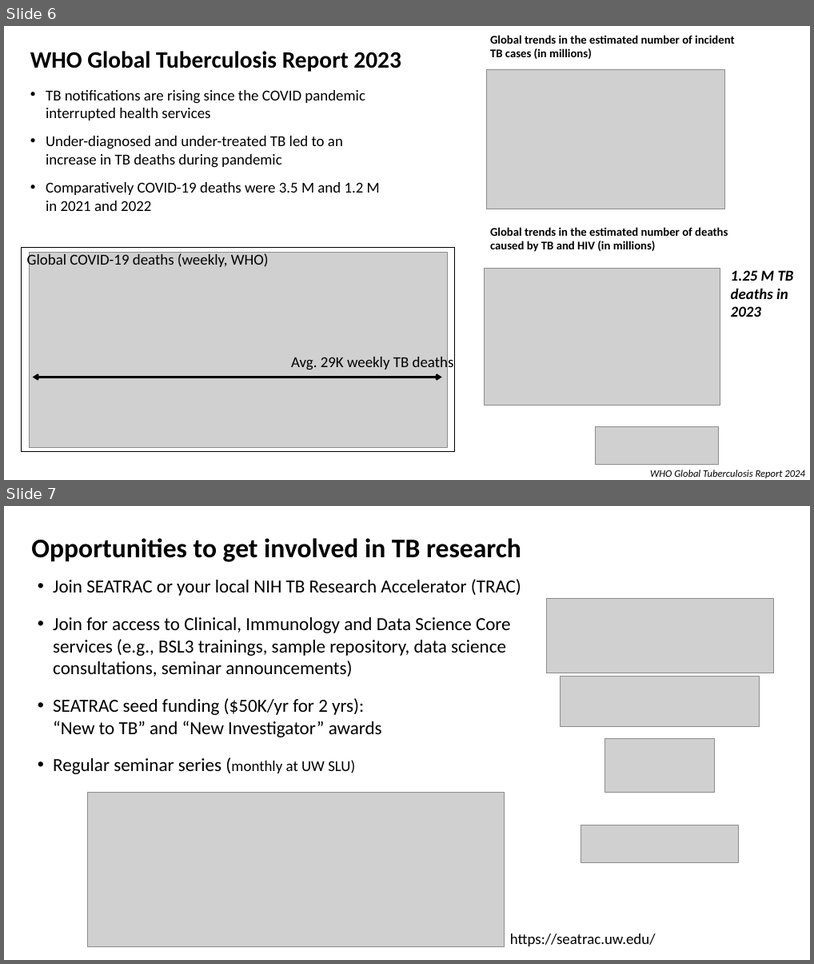
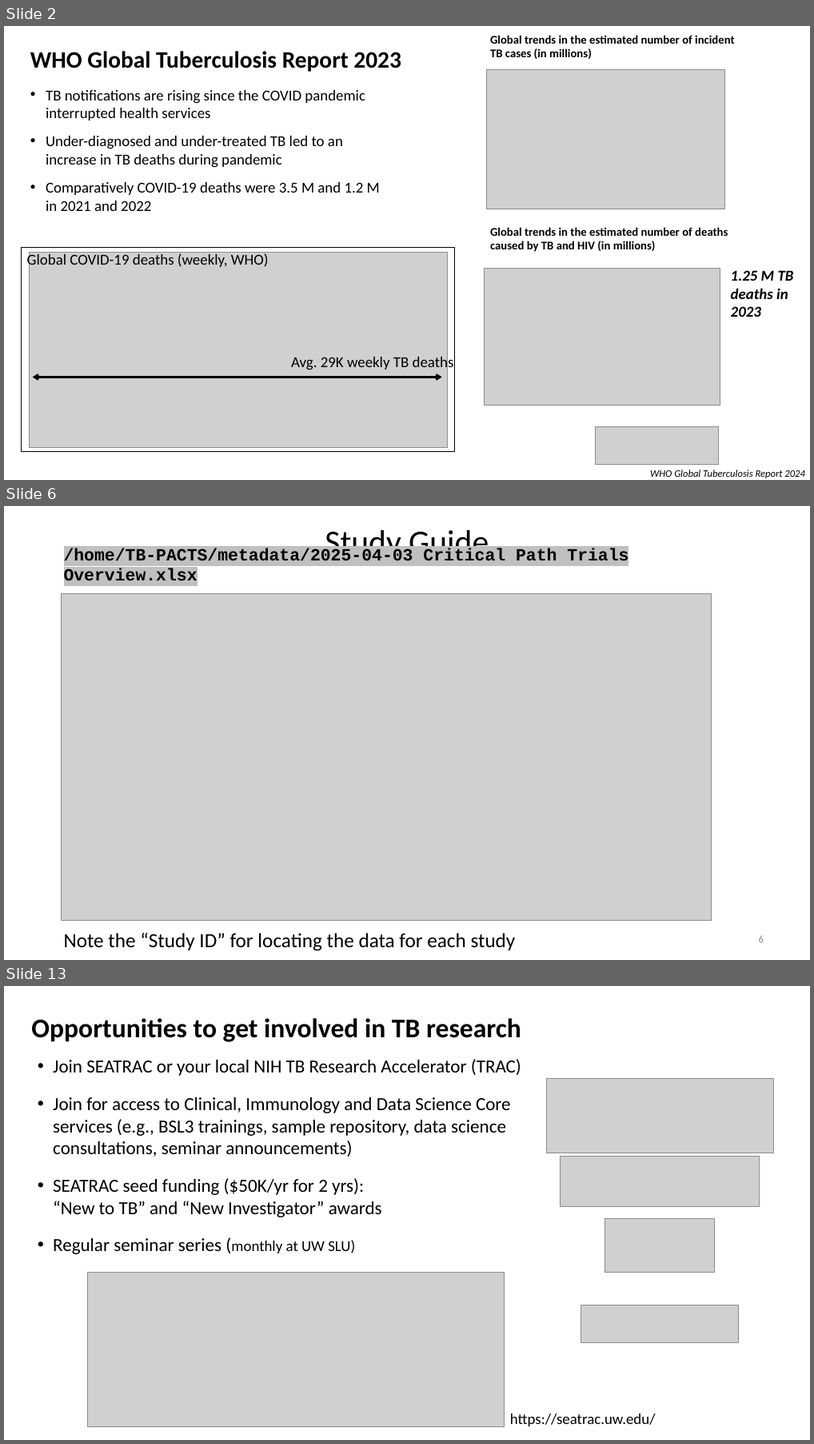
Before and after one commit to agartland/seatrac-hackday-2026, a slide deck: docs/SEATRAC_TB_hackday_intro_2026-FEB.pptx. Shown one above the other, each under a label of ours: slides 6 and 7 before the commit, slides 2, 6 and 13 after it; the slides between them are not shown. The pictures are 814x964 and 814x1444 pixels, drawn with LibreOffice and Linux fonts; fonts in the diff are those of the drawing; grey boxes stand for pictures. Boxes give left, top, right and bottom in pixels: in the first picture for what was removed or moved away, otherwise in the second. Text is boxed around its words. In the diff, an @@ line names an element or a change of style, - is before the commit and + after.

```diff
--- a/docs/SEATRAC_TB_hackday_intro_2026-FEB.pptx
+++ b/docs/SEATRAC_TB_hackday_intro_2026-FEB.pptx
@@ slide 6 added at (x1=4, y1=506, x2=810, y2=960), background #FFFFFF @@
@@ title added at (x1=325, y1=526, x2=489, y2=560), 39.6 pt, text #000000 @@
+Study Guide
@@ text added at (x1=64, y1=548, x2=629, y2=580), 20.4 pt, text #000000, bold @@
+/home/TB-PACTS/metadata/2025-04-03 Critical Path Trials Overview.xlsx
@@ picture added at (x1=62, y1=593, x2=712, y2=920) @@
@@ text added at (x1=64, y1=932, x2=516, y2=951), 24 pt, text #000000 @@
+Note the “Study ID” for locating the data for each study
@@ page number added at (x1=759, y1=935, x2=764, y2=942), 12 pt, text #8C8C8C @@
+6
@@ what was slide 6 is now slide 2 @@
@@ what was slide 7 is now slide 13 @@
```
Also in this commit, not shown: 2 slides changed, 7 other slides added, 2 slides removed.
